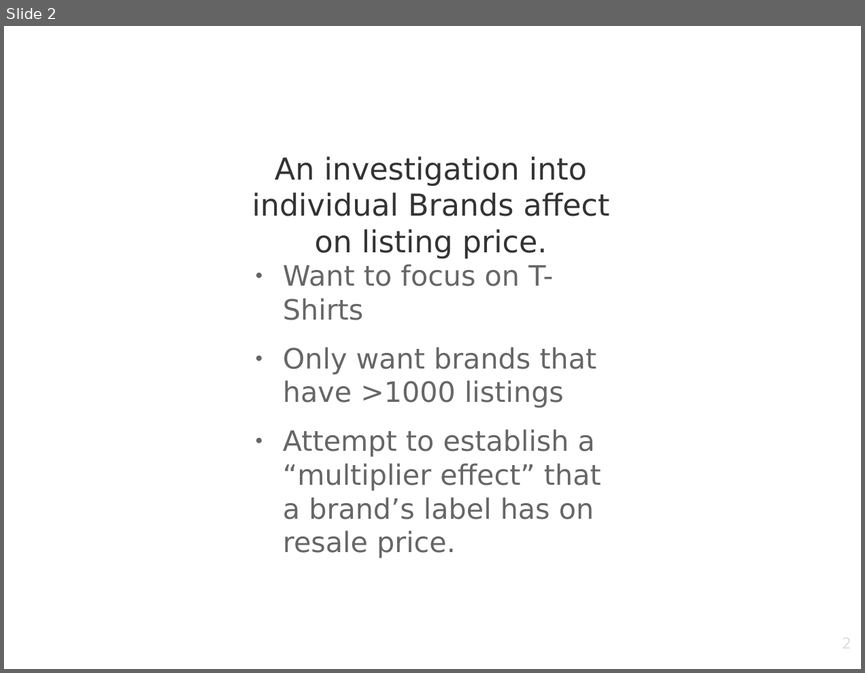
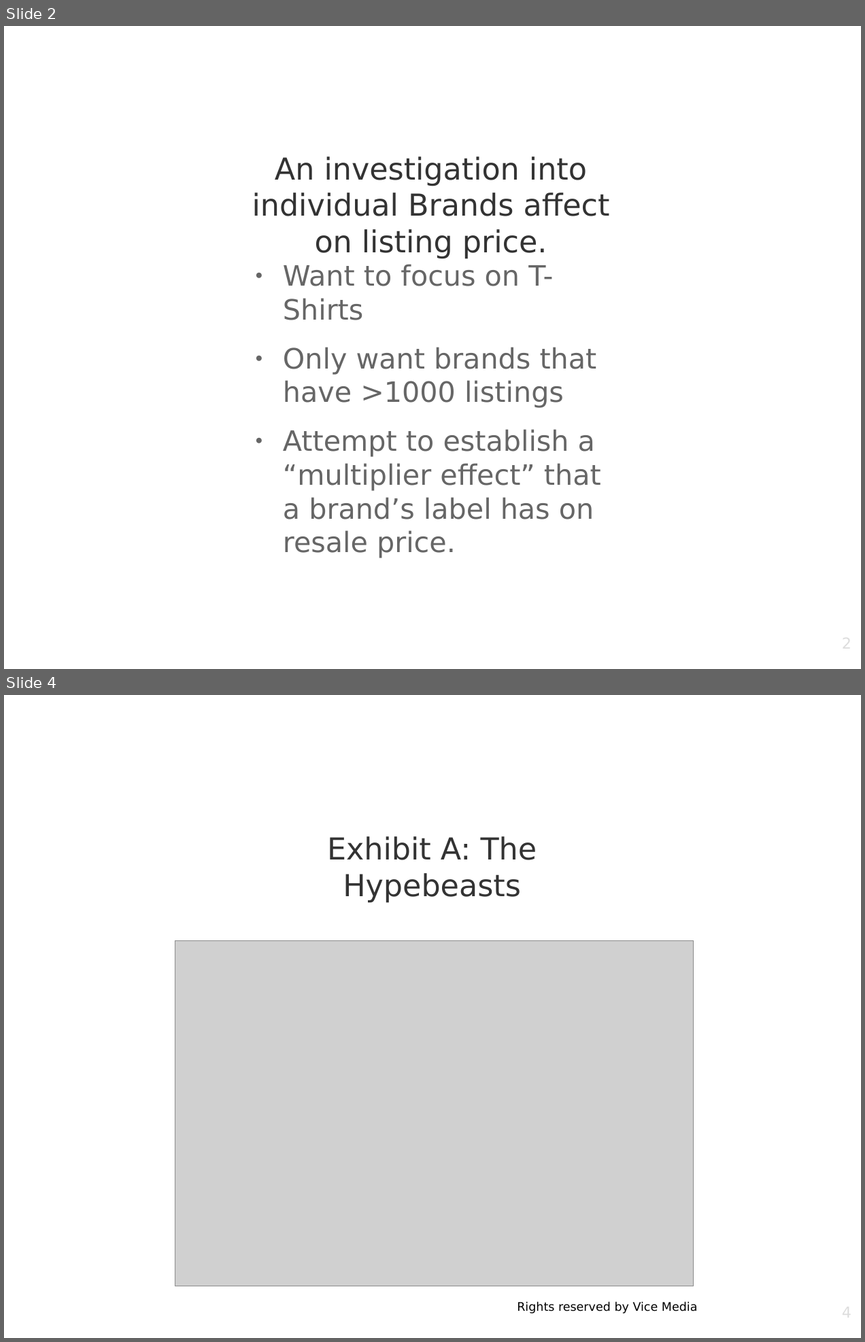
Before and after one commit to saudino480/HypeBeast, a slide deck: hypebeast_presentation.odp. Shown one above the other, each under a label of ours: slide 2 before the commit, slides 2 and 4 after it; the slides between them are not shown. The pictures are 865x673 and 865x1342 pixels, drawn with LibreOffice and Linux fonts; fonts in the diff are those of the drawing; grey boxes stand for pictures; background and template pictures are left out. Boxes give left, top, right and bottom in pixels: in the first picture for what was removed or moved away, otherwise in the second. Text is boxed around its words. In the diff, an @@ line names an element or a change of style, - is before the commit and + after.

```diff
--- a/hypebeast_presentation.odp
+++ b/hypebeast_presentation.odp
@@ slide 4 added at box(4, 695, 861, 1338), background picture (left out) @@
@@ title added at box(327, 836, 537, 903), 28 pt, text #333333 @@
+Exhibit A: The Hypebeasts
@@ picture added at box(175, 940, 694, 1286) @@
@@ text added at box(517, 1302, 698, 1314), 11 pt, text #000000 @@
+Rights reserved by Vice Media
@@ page number added at box(651, 1303, 851, 1338), 14 pt, text #DDDDDD @@
+4
```
Also in this commit, not shown: 2 slides changed, 3 other slides added.
